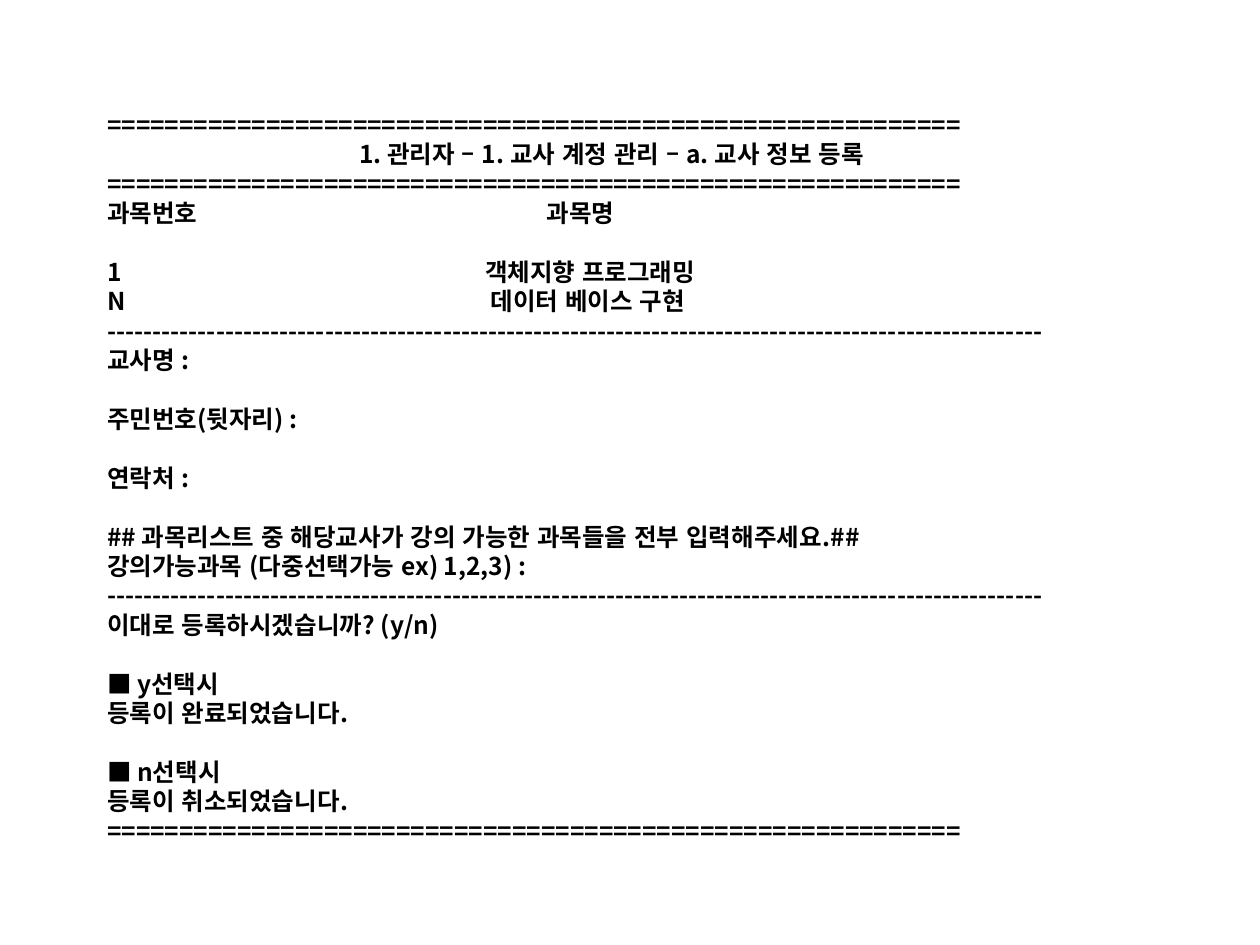
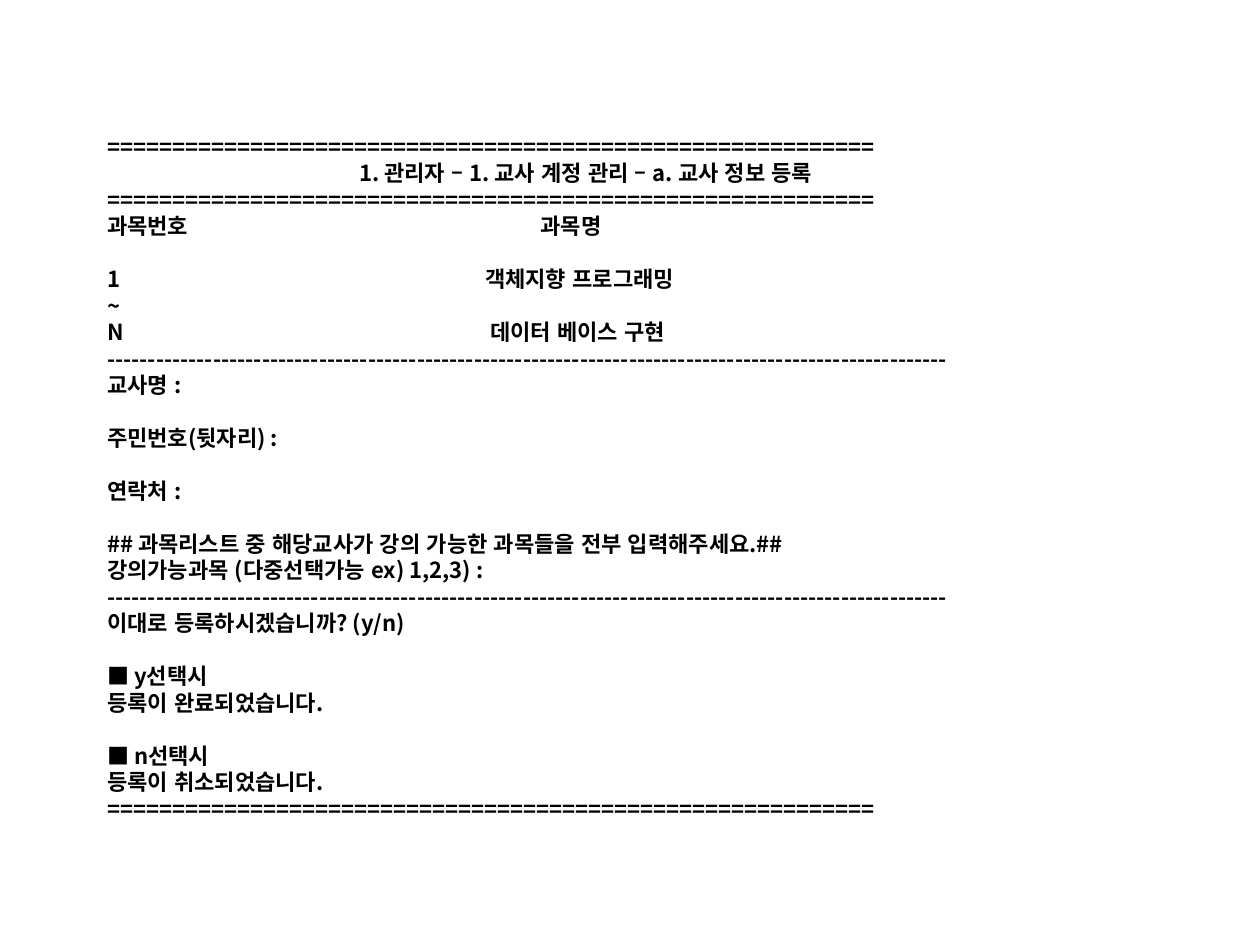
Before and after one commit to Yian-Kim/SEDU-Center, a slide deck: slide 9 of 03. 화면설계/01. 관리자/[디비2조]화면설계_관리자.pptx. Drawn at 1260x945 pixels with LibreOffice and Linux fonts; fonts in the diff are those of the drawing. Boxes give left, top, right and bottom in pixels: in the first picture for what was removed or moved away, otherwise in the second. Text is boxed around its words. In the diff, an @@ line names an element or a change of style, - is before the commit and + after.

Commit message:
Modify File [[디비2조]화면설계_관리자.pptx]
1. POWER POINT 파일 수정

- [디비2조]화면설계_관리자.pptx 파일 수정
  (03. 화면설계\01. 관리자\[디비2조]화면설계_관리자.pptx)
- 모든 메뉴 추가

```diff
--- a/03. 화면설계/01. 관리자/[디비2조]화면설계_관리자.pptx
+++ b/03. 화면설계/01. 관리자/[디비2조]화면설계_관리자.pptx
@@ title at <box>107,162,813,792</box>: text changed; size 14 to 12.6 pt @@
-===========================================================
-1. 관리자 – 1. 교사 계정 관리 – a. 교사 정보 등록===========================================================
-과목번호 과목명
-1 객체지향 프로그래밍
-N 데이터 베이스 구현
--------------------------------------------------------------------------------------------------------
-교사명 :
-주민번호(뒷자리) :
-연락처 :
-## 과목리스트 중 해당교사가 강의 가능한 과목들을 전부 입력해주세요.##
-강의가능과목 (다중선택가능 ex) 1,2,3) :
--------------------------------------------------------------------------------------------------------
-이대로 등록하시겠습니까? (y/n)
-■ y선택시
-등록이 완료되었습니다.
-■ n선택시
-등록이 취소되었습니다.
-===========================================================
+===========================================================
+1. 관리자 – 1. 교사 계정 관리 – a. 교사 정보 등록===========================================================
+과목번호 과목명
+1 객체지향 프로그래밍
+~
+N 데이터 베이스 구현
+-------------------------------------------------------------------------------------------------------
+교사명 :
+주민번호(뒷자리) :
+연락처 :
+## 과목리스트 중 해당교사가 강의 가능한 과목들을 전부 입력해주세요.##
+강의가능과목 (다중선택가능 ex) 1,2,3) :
+-------------------------------------------------------------------------------------------------------
+이대로 등록하시겠습니까? (y/n)
+■ y선택시
+등록이 완료되었습니다.
+■ n선택시
+등록이 취소되었습니다.
+===========================================================
```
Also in this commit, not shown: 3 other slides changed, 16 slides added.
